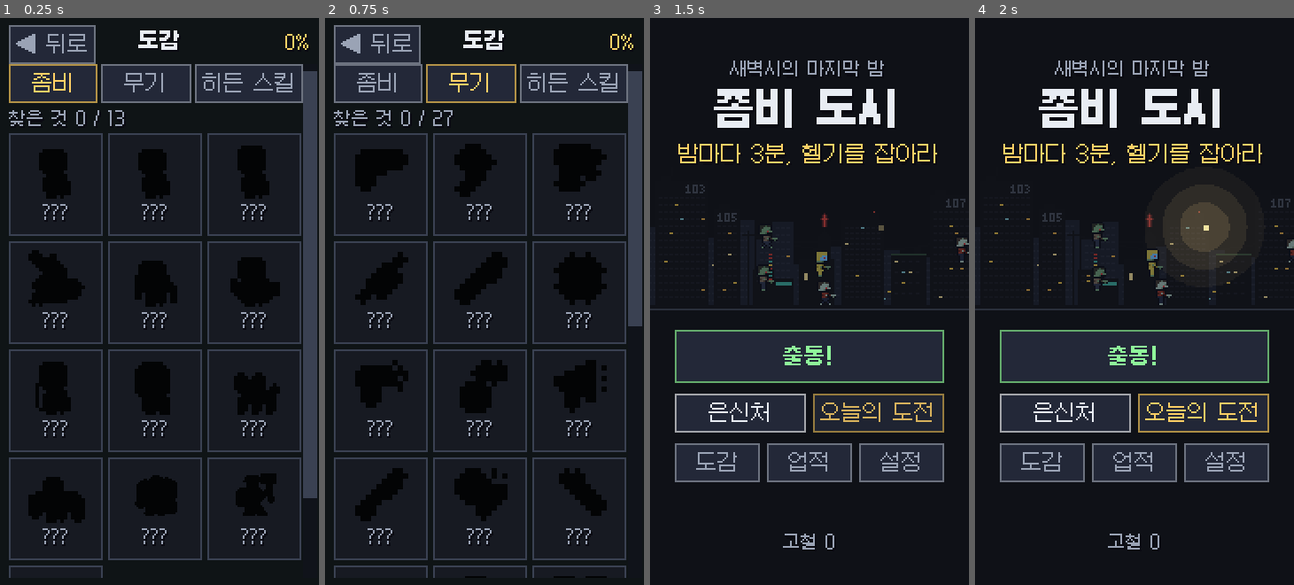
Above: before the commit, frames 1-4 (left to right).
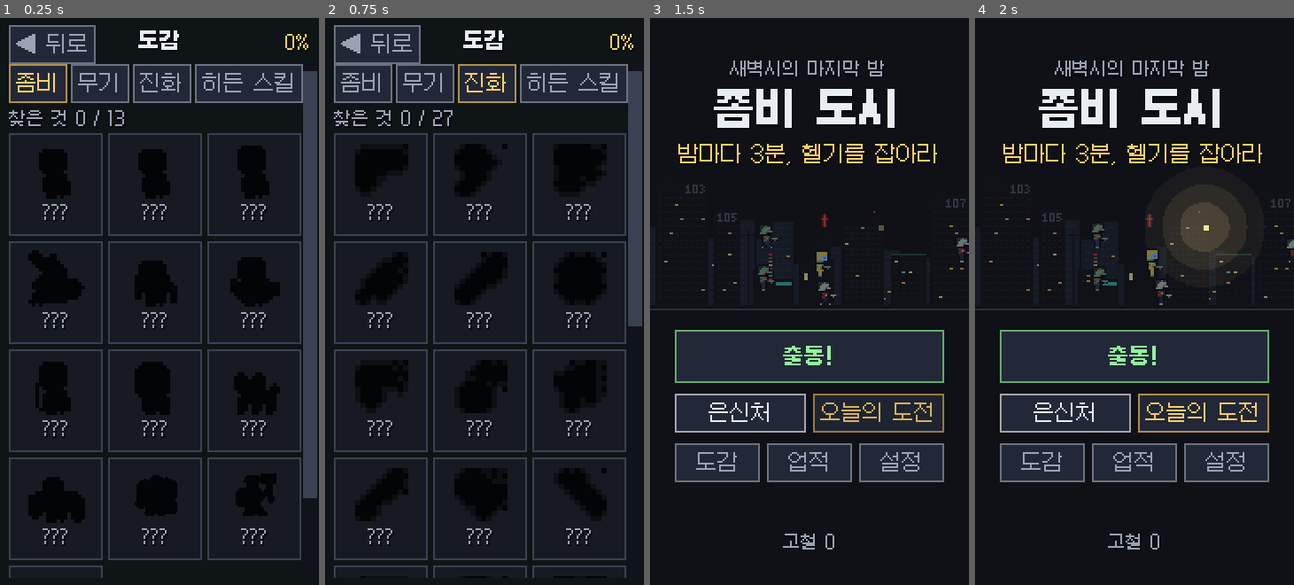
Above: after the commit, the same moments.

Repository: web-interface/zombie-city
Game: Godot game, scene res://scenes/codex.tscn
Same seed, same stepped clock (60 frames per second), same inputs: the game is played once before the commit and once after it. This scene is started directly instead of the project's main scene.
Inputs (mouse positions are in pixels of both pictures, inside the frame that each line leads up to):
- Up to frame 1 (0.25 s): no input
- Up to frame 2 (0.75 s): click (487, 86) at 0.5 s, where only the run after the commit has a clickable "진화"
- Up to frame 3 (1.5 s): click "◀ 뒤로" at 1.25 s
- Up to frame 4 (2 s): no input

The runs differ from the first frame. In frame 1, 1.0% of the frame differs, in the area x 5-57%, y 8-15%; in frame 2, 1.2%, in the area x 5-89%, y 8-99%; in frame 3, nothing differs; in frame 4, nothing differs.

Commit message:
합침: 새 생존자 야구선수·사냥꾼(무기 8·진화 8·장비 2·스킬 2·히든 2·전직 6갈래). 도감 '진화' 칸이 무기 안의 evolution 을 읽게(Codex.entry_info, nested_key)
Co-Authored-By: Claude Opus 5.5 <noreply@anthropic.com>

Diff:
--- a/data/meta_rules.json
+++ b/data/meta_rules.json
@@ -29,10 +29,10 @@
   "codex": [
     {"id": "zombies", "name": "좀비", "table": "zombies"},
     {"id": "weapons", "name": "무기", "table": "weapons", "exclude_key": "is_evolution"},
-    {"id": "evolutions", "name": "진화", "table": "weapons", "filter_key": "is_evolution"},
+    {"id": "evolutions", "name": "진화", "table": "weapons", "nested_key": "evolution"},
     {"id": "hidden_skills", "name": "히든 스킬", "table": "skills", "id_prefix": "hidden_"}
   ],
-  "_codex_설명": "칸마다 표 하나에서 항목을 고른다. filter_key 가 참인 것만 / exclude_key 가 참인 것은 빼고 / id_prefix 로 시작하는 것만. 항목이 0개인 칸(아직 없는 진화 등)은 도감에서 숨기고 % 계산에서도 뺀다",
+  "_codex_설명": "칸마다 표 하나에서 항목을 고른다. nested_key 는 항목 안의 칸(무기마다 evolution)을 항목으로 / filter_key 가 참인 것만 / exclude_key 가 참인 것은 빼고 / id_prefix 로 시작하는 것만. 항목이 0개인 칸(아직 없는 진화 등)은 도감에서 숨기고 % 계산에서도 뺀다",
   "daily_challenge": {
     "first_day": "2026-11-07",
     "rules": {
--- a/scripts/meta/codex.gd
+++ b/scripts/meta/codex.gd
@@ -21,10 +21,29 @@
 	var table_name := String(category["table"])
 	if not GameData.has_table(table_name):
 		return ids
+	if category.has("nested_key"):   # 진화처럼 다른 항목 안에 든 것 (weapons.json 무기마다 evolution 칸)
+		for owner_id: String in GameData.entry_ids(table_name):
+			var nested: Variant = GameData.table(table_name)[owner_id].get(String(category["nested_key"]), {})
+			if typeof(nested) == TYPE_DICTIONARY and nested.has("id"):
+				ids.append(String(nested["id"]))
+		return ids
 	for entry_id: String in GameData.entry_ids(table_name):
 		if _belongs(category, entry_id, GameData.table(table_name)[entry_id]):
 			ids.append(entry_id)
 	return ids
+
+
+## 칸의 항목 이름·아이콘 {name, icon} — 표의 항목이든 무기 안의 진화든 같은 모양으로
+static func entry_info(category: Dictionary, entry_id: String) -> Dictionary:
+	var table: Dictionary = GameData.table(String(category["table"]))
+	if category.has("nested_key"):
+		for owner_id: String in GameData.entry_ids(String(category["table"])):
+			var nested: Variant = table[owner_id].get(String(category["nested_key"]), {})
+			if typeof(nested) == TYPE_DICTIONARY and String(nested.get("id", "")) == entry_id:
+				return {"name": String(nested.get("name", entry_id)), "icon": String(nested.get("icon", "icon_%s_evolved" % owner_id))}
+		return {"name": entry_id, "icon": "icon_" + entry_id}
+	var entry: Dictionary = table.get(entry_id, {})
+	return {"name": String(entry.get("name", entry_id)), "icon": String(entry.get("icon", "icon_" + entry_id))}
 
 
 static func is_found(category_id: String, entry_id: String) -> bool:
@@ -70,7 +89,7 @@
 		var seen: Array = seen_by_table.get(String(category["table"]), [])
 		for entry_id: String in entry_ids(category):
 			if seen.has(entry_id) and _add_found(String(category["id"]), entry_id):
-				new_names.append(String(GameData.table(String(category["table"]))[entry_id].get("name", entry_id)))
+				new_names.append(String(entry_info(category, entry_id)["name"]))
 	return new_names
 
 
--- a/scripts/ui/codex_screen.gd
+++ b/scripts/ui/codex_screen.gd
@@ -76,9 +76,9 @@
 	holder.custom_minimum_size = Vector2(CELL_SIZE.x - 8.0, PICTURE_HEIGHT)
 	holder.mouse_filter = Control.MOUSE_FILTER_IGNORE
 	column.add_child(holder)
-	_add_picture(holder, String(category["table"]), entry_id, is_found)
-	var entry: Dictionary = GameData.table(String(category["table"]))[entry_id]
-	var name_text := String(entry.get("name", entry_id)) if is_found else "???"
+	var info := Codex.entry_info(category, entry_id)
+	_add_picture(holder, String(category["table"]), entry_id, String(info["icon"]), is_found)
+	var name_text := String(info["name"]) if is_found else "???"
 	var name_lines := PixelUi.small_lines(name_text, PixelUi.INK if is_found else PixelUi.MUTED, CELL_SIZE.x - 8.0, 2)
 	for line_label: Node in name_lines.get_children():
 		(line_label as Label).horizontal_alignment = HORIZONTAL_ALIGNMENT_CENTER
@@ -87,7 +87,7 @@
 
 
 ## 좀비는 걸어 다니는 그림, 무기·스킬은 아이콘. 못 만난 것은 검은 실루엣 (무엇이 남았는지 모양만 보이게)
-func _add_picture(holder: Control, table_name: String, entry_id: String, is_found: bool) -> void:
+func _add_picture(holder: Control, table_name: String, entry_id: String, icon_name: String, is_found: bool) -> void:
 	var center := Vector2((CELL_SIZE.x - 8.0) * 0.5, PICTURE_HEIGHT * 0.5)
 	if table_name == "zombies":
 		var zombie: Dictionary = GameData.entry("zombies", entry_id)
@@ -102,13 +102,13 @@
 		if is_found and not bool(zombie.get("is_boss", false)):
 			_walking_sprites.append(sprite)
 		return
-	var icon_path := "res://art/sprites/icons/icon_%s.png" % entry_id
+	var icon_path := "res://art/sprites/icons/%s.png" % icon_name
 	if not ResourceLoader.exists(icon_path):
 		var unknown := PixelUi.label("?", PixelUi.MUTED, false, true)
 		unknown.position = center - Vector2(3, 7)
 		holder.add_child(unknown)
 		return
-	var icon := PixelUi.icon("icon_" + entry_id, 3)
+	var icon := PixelUi.icon(icon_name, 3)
 	icon.position = center - Vector2(15, 15)
 	icon.modulate = Color.WHITE if is_found else SILHOUETTE
 	holder.add_child(icon)
